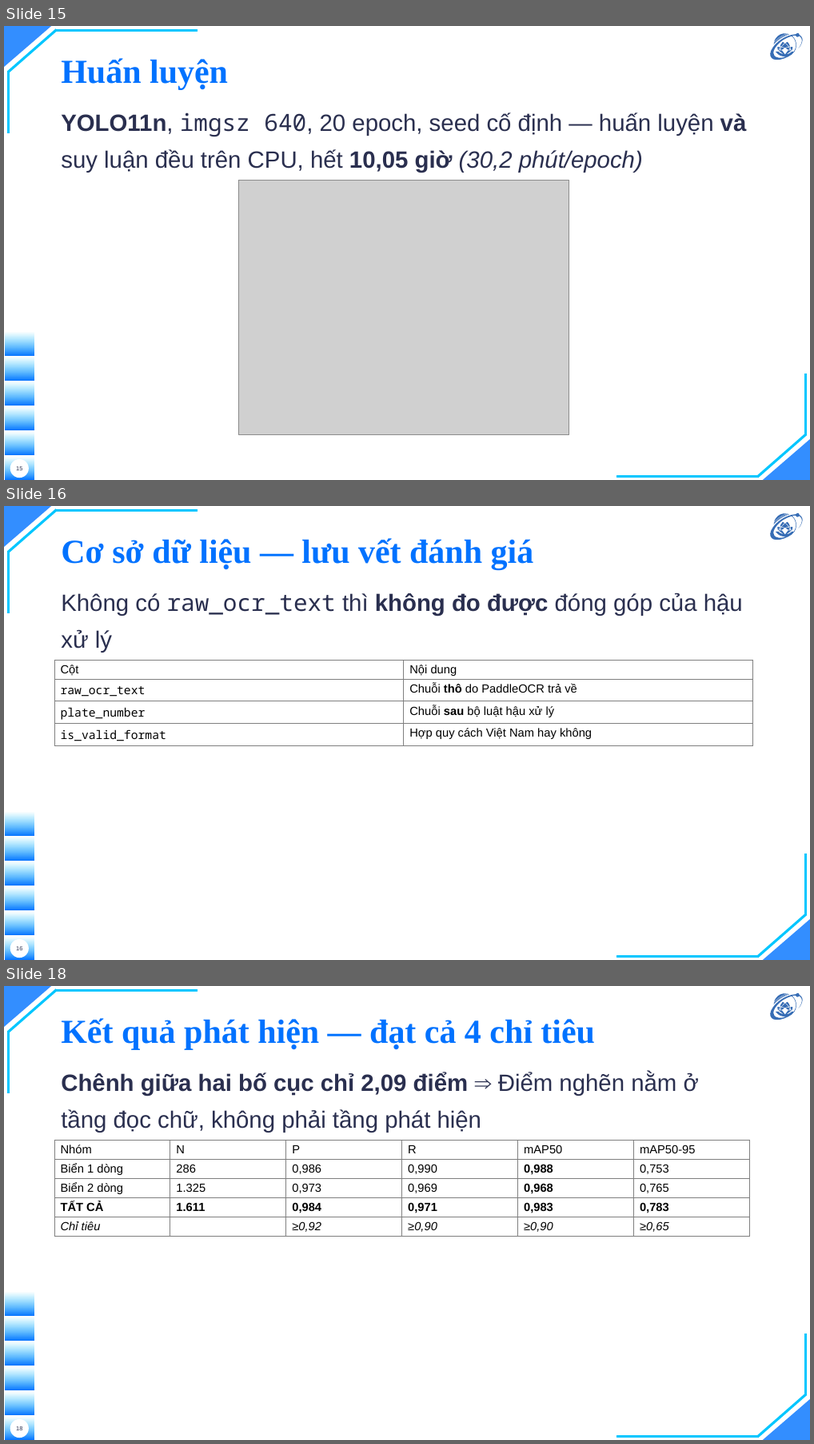
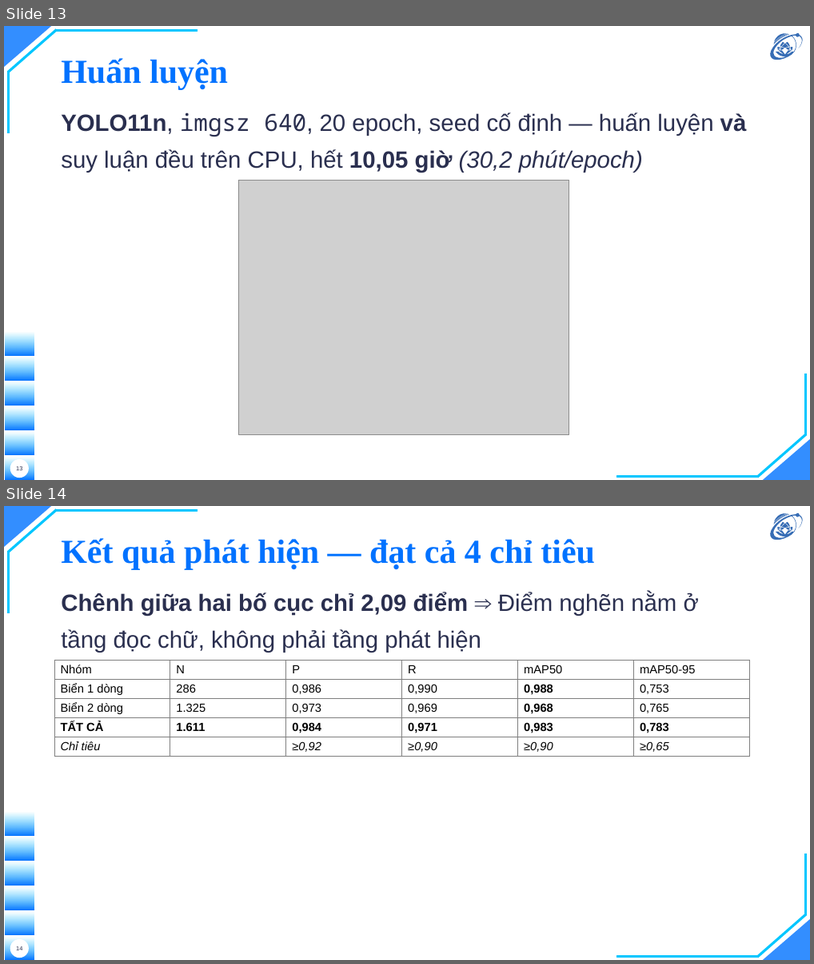
Before and after one commit to hieunguyen2604/alpr-do-an-mon-hoc, a slide deck: docs/slides/slides.pptx. Shown one above the other, each under a label of ours: slides 15, 16 and 18 before the commit, slides 13 and 14 after it; the slides between them are not shown. The pictures are 814x1444 and 814x964 pixels, drawn with LibreOffice and Linux fonts; fonts in the diff are those of the drawing; grey boxes stand for pictures; background and template pictures are left out. Boxes give left, top, right and bottom in pixels: in the first picture for what was removed or moved away, otherwise in the second. Text is boxed around its words. In the diff, an @@ line names an element or a change of style, - is before the commit and + after.

Commit message:
slides: dung lai bo bao ve theo kich ban 24 slide / 15 phut + kich ban noi
Nguoi thuc hien soan kich ban 24 slide voi ngan sach thoi gian tung slide. Bo
cu co 30 slide chinh + 7 backup, nen dung lai cho khop:
  BO khoi phan chinh: Can cu phap ly · Bac thang phuc hoi · Co so du lieu ·
                      Giao dien · Cam on
  CHUYEN xuong backup: Demo truc tiep -> Backup 8. Kich ban khong co demo,
                      nhung bo HAN slide demo thi buoi bao ve mat luon phuong an
                      trinh dien; de o backup thi van goi duoc neu hoi dong hoi.
  GOP: Han che + Huong phat trien -> mot slide, dat canh nhau theo cap
Ket qua: 32 slide = 24 chinh (ke ca trang tieu de tu YAML) + 8 backup.

HAI SO LIEU SAI TREN SLIDE, phat hien khi doi chieu tung con so voi quyen:
 1. Phan ra do tre ghi OCR 64,3% / detect 34,0% voi cac gia tri 2,83 / 57,27 /
    108,28 ms. Quyen ghi 60,8% / 38,0% voi 1,78 / 55,66 / 89,16 ms. Slide dung
    so cua mot luot do CU, truoc dot toi uu tang chay. Da sua theo quyen.
    (Kich ban nguoi thuc hien soan cung ghi 64/34 — lay tu slide cu.)
 2. Backup 3 "Phan tich loi" dung so LUOT 4: 697 ca sai, E3 445 / E4 73 / E5 18,
    va co hai dong "bo sot bien 335" + "phat hien nham". Toan bo da bi thay o
    quyen: luot 5 cho 644 ca, sau lop, va hai dong kia KHONG THE ton tai tren
    ngu lieu anh cat san. Da dung lai tu cung nguon voi Bang 5.11.
Kem theo: A6 — 85% la NGUONG TOI THIEU chu khong phai muc tieu (muc tieu 0,90),
slide cu ghi nham.

VA MOT LOI TRONG CHINH BANG TOI DUNG LAI HOM QUA: Bang 5.11 in phan tram bang
DAU CHAM (60.87%) trong khi ca quyen dung dau phay. 13 cho, da sua.

KICH BAN NOI (docs/slides/10-kich-ban-noi.md, moi):
Loi noi day du cho 24 slide, kem 10 khung "neu bi hoi" o dung cho hoi dong hay
van, va ba cau hoi gan nhu chac chan bi hoi kem cau tra loi gon.

MOT LOI SO HOC TRONG CHINH KICH BAN: cong ngan sach cua 24 slide ra 990 giay =
16 phut 30, VUOT 1,5 phut so voi 15 phut. Da can lai: giu nguyen 60s cho ba
slide loi 15/16/17 (ket qua OCR, so sanh bo cuc, dong gop hau xu ly — ba slide
mang toan bo gia tri hoc thuat), cat o 12 slide con lai. Nay 885 giay = 14:45,
chua 15 giay troi. Phan bo: Tong quan 3:05 · Thiet ke 3:45 · Thuc nghiem 6:35 ·
Ket luan 1:20 — dung y "don thoi luong vao phan ket qua".

Do duoc: 29 so trong kich ban va 59 so tren slide deu doi chieu voi quyen,
khong con so nao lech; 1004 test qua; 79 trang.

```diff
--- a/docs/slides/slides.pptx
+++ b/docs/slides/slides.pptx
@@ slide 16 removed at [4, 506, 810, 960], background picture (left out); not listed: 16 template elements that a slide beside it also shows @@
@@ title removed at [61, 538, 534, 569] @@
-Cơ sở dữ liệu — lưu vết đánh giá
@@ text removed at [61, 592, 743, 652] @@
-Không có raw_ocr_text thì không đo được đóng góp của hậu xử lý
@@ table removed at [54, 660, 754, 914], 4 rows, 2 columns @@
-Cột | Nội dung
-raw_ocr_text | Chuỗi thô do PaddleOCR trả về
-plate_number | Chuỗi sau bộ luật hậu xử lý
-is_valid_format | Hợp quy cách Việt Nam hay không
@@ page number removed at [16, 946, 22, 950] @@
-16
@@ what was slide 15 is now slide 13 @@
@@ what was slide 18 is now slide 14 @@
```
Also in this commit, not shown: 3 slides changed, 1 slide added, 6 other slides removed, 10 other files.
